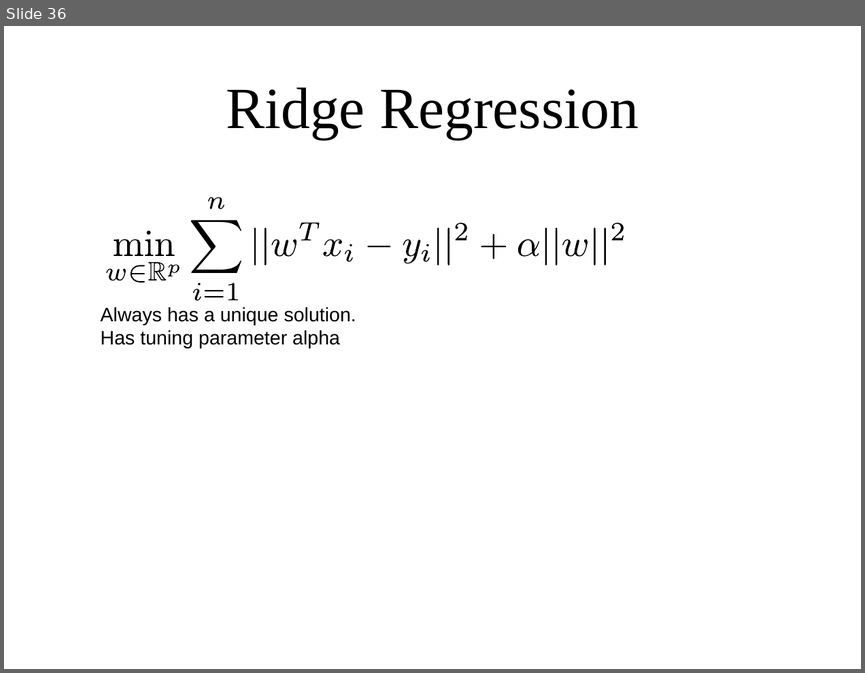
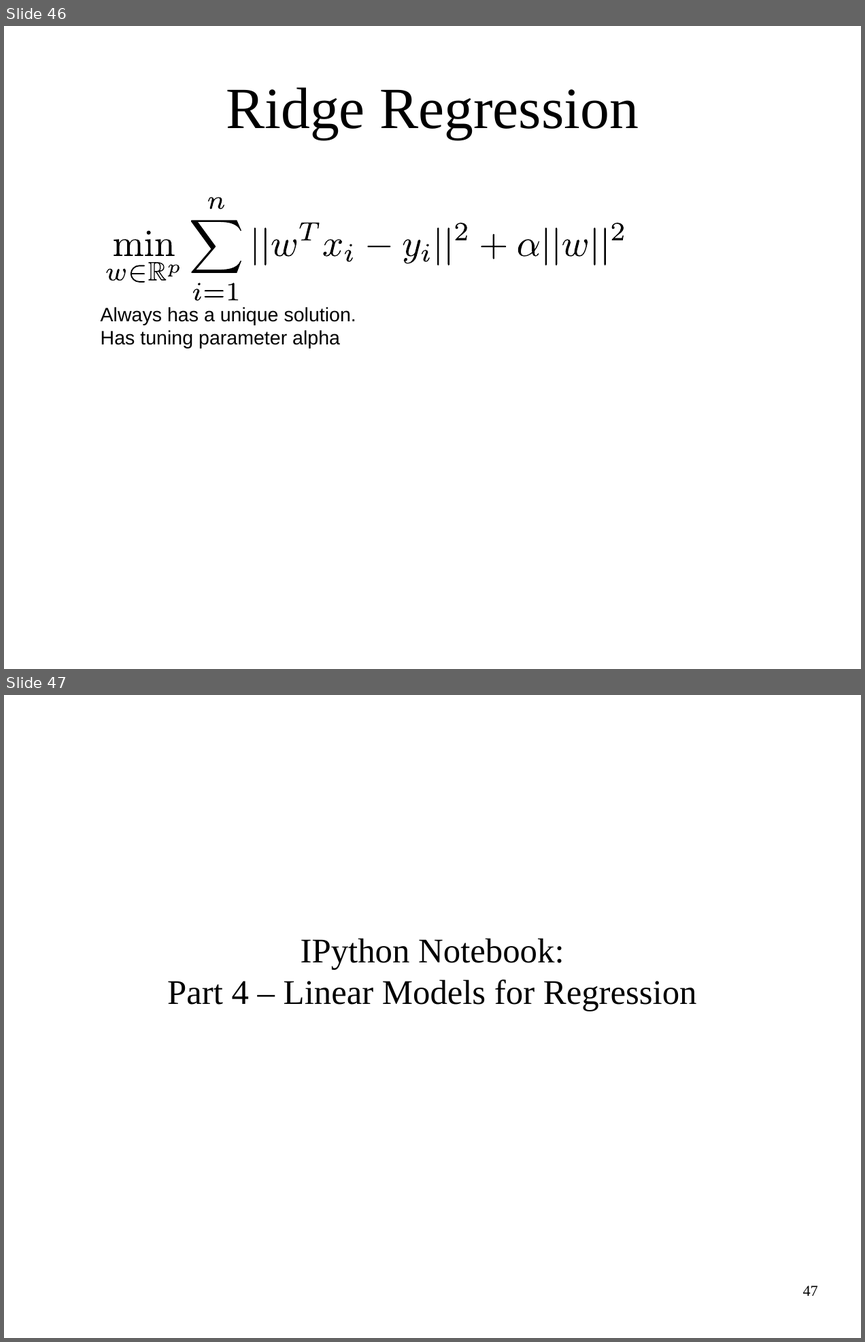
Before and after one commit to stupidscammer/ml-workshop-2-of-4, a slide deck: intro-to-machine-learning-odsc-masterclass-2017.odp. Shown one above the other, each under a label of ours: slide 36 before the commit, slides 46 and 47 after it. The pictures are 865x673 and 865x1342 pixels, drawn with LibreOffice and Linux fonts; fonts in the diff are those of the drawing. Boxes give left, top, right and bottom in pixels: in the first picture for what was removed or moved away, otherwise in the second. Text is boxed around its words. In the diff, an @@ line names an element or a change of style, - is before the commit and + after.

Commit message:
add linear regression and classification notebooks, add adult dataset

```diff
--- a/intro-to-machine-learning-odsc-masterclass-2017.odp
+++ b/intro-to-machine-learning-odsc-masterclass-2017.odp
@@ slide 47 added at <box>4,695,861,1338</box>, background #FFFFFF @@
@@ subtitle added at <box>167,938,697,1011</box>, 32 pt, text #000000 @@
+IPython Notebook:
+Part 4 – Linear Models for Regression
@@ page number added at <box>803,1285,818,1295</box>, 14 pt, text #000000 @@
+47
@@ what was slide 36 is now slide 46 @@
```
Also in this commit, not shown: 1 slide changed, 18 other slides added, 1 slide removed, 4 other files.
